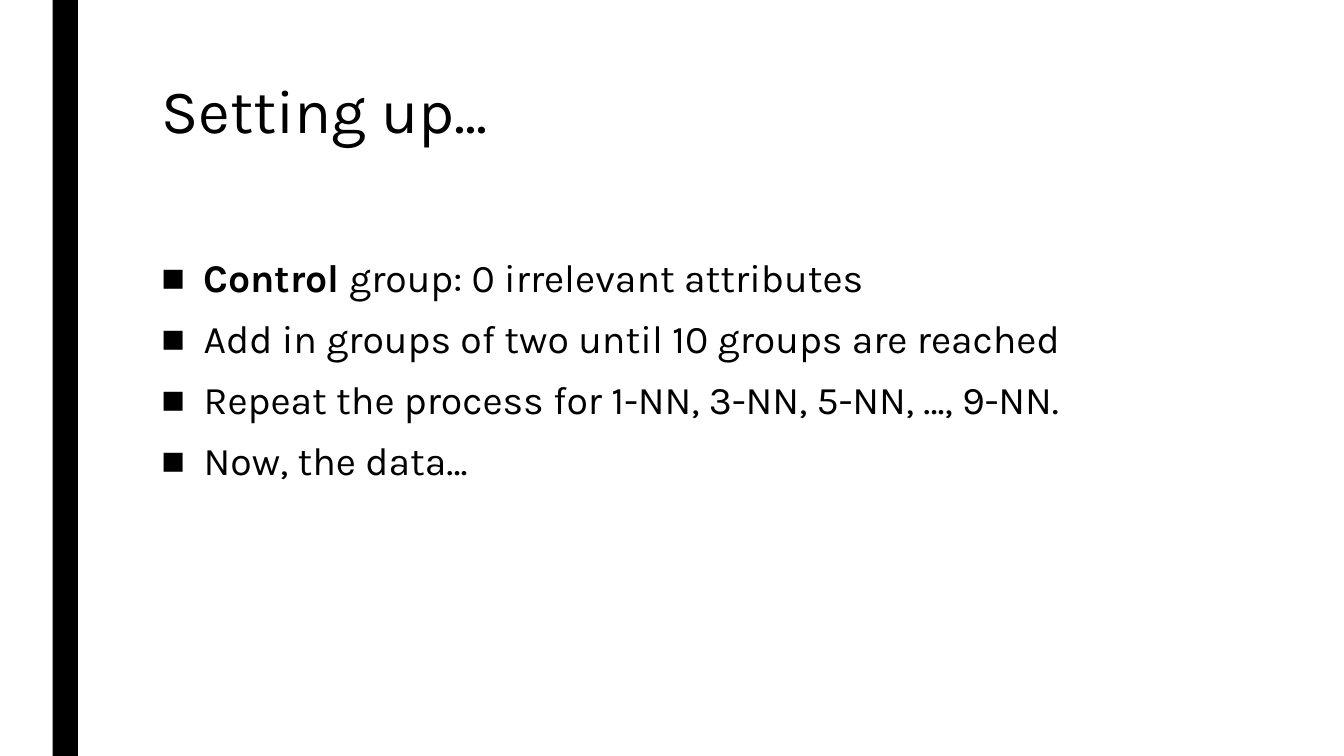
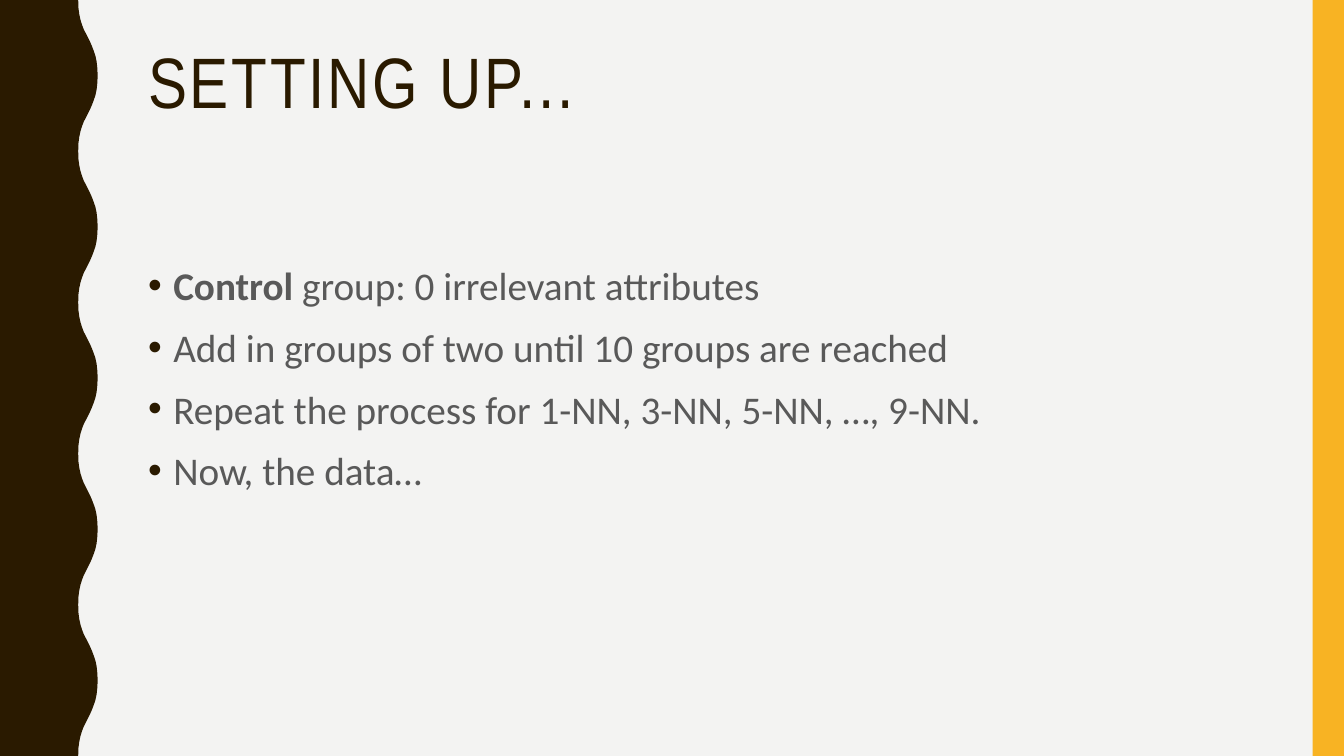
Before and after one commit to gururaj-shriram/ece548-machine-learning, a slide deck: slide 8 of proj1/presentation/pres.pptx. Drawn at 1344x756 pixels with LibreOffice and Linux fonts; fonts in the diff are those of the drawing. Boxes give left, top, right and bottom in pixels: in the first picture for what was removed or moved away, otherwise in the second. Text is boxed around its words. In the diff, an @@ line names an element or a change of style, - is before the commit and + after.

Commit message:
Updated presentation
Changed theme to make graphs more visible; rearranged text/graphs to reflect changes

```diff
--- a/proj1/presentation/pres.pptx
+++ b/proj1/presentation/pres.pptx
@@ background #FFFFFF to #F3F3F2 @@
@@ freeform shape added at [0, 0, 98, 756], fill #2A1A00 @@
@@ rectangle removed at [52, 0, 78, 756] @@
@@ rectangle added at [1313, 0, 1344, 756], fill #F8B323 @@
@@ title at [148, 58, 574, 109]: text changed; size 44 to 51 pt; font Karla to Arial Narrow; text colour #000000 to #2A1A00 @@
-Setting up...
+SETTING UP...
@@ text "Control group: 0 irrelevant attributes": place and size @@
-text "Control group: 0 irrelevant attributes" at [204, 265, 1060, 479]
+text "Control group: 0 irrelevant attributes" at [173, 272, 980, 490]
@@ text "Control group: 0 irrelevant attributes" at [173, 272, 980, 490]: font Karla to Calibri, text colour #000000 to #595959; bullet ■ to •; line spacing 0.94 to 1.1; less space between paragraphs @@
```
Also in this commit, not shown: 30 other slides changed.
